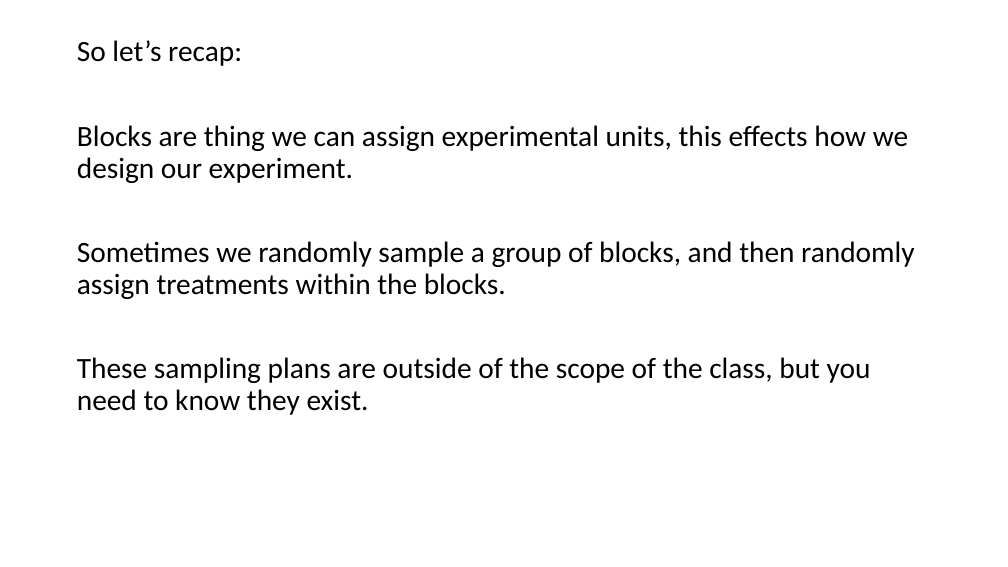
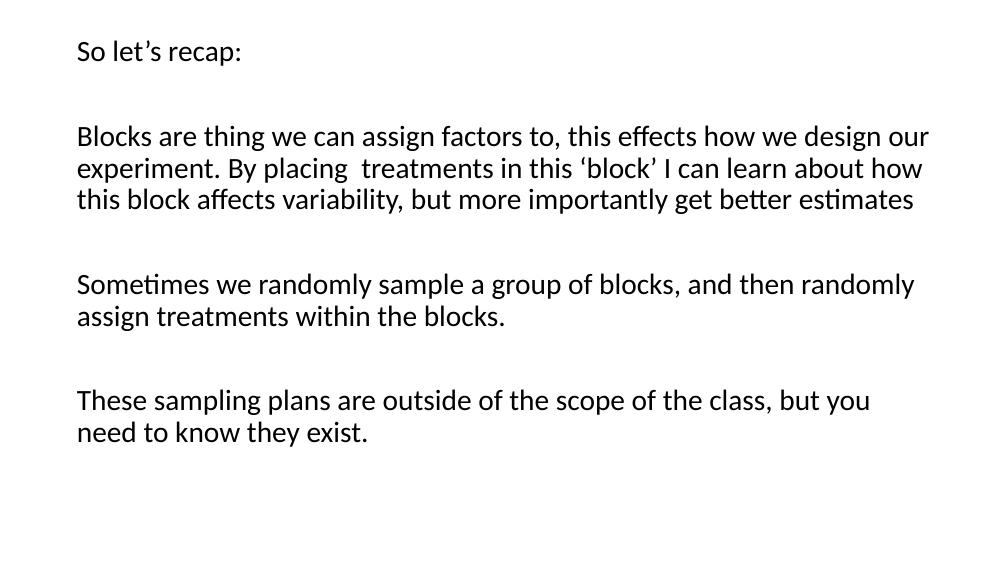
Before and after one commit to dhbrand/iaa_spring1_hw, a slide deck: slide 30 of d_of_e/slides/powerpoints/DOE Lecture 3.pptx. Drawn at 1008x567 pixels with LibreOffice and Linux fonts; fonts in the diff are those of the drawing. Boxes give left, top, right and bottom in pixels: in the first picture for what was removed or moved away, otherwise in the second. Text is boxed around its words. In the diff, an @@ line names an element or a change of style, - is before the commit and + after.

```diff
--- a/d_of_e/slides/powerpoints/DOE Lecture 3.pptx
+++ b/d_of_e/slides/powerpoints/DOE Lecture 3.pptx
@@ text at (x1=77, y1=125, x2=929, y2=214): text changed @@
-Blocks are thing we can assign experimental units, this effects how we design our experiment.
+Blocks are thing we can assign factors to, this effects how we design our experiment. By placing treatments in this ‘block’ I can learn about how this block affects variability, but more importantly get better estimates
```
Also in this commit, not shown: 2 other slides changed, 5 other files.
